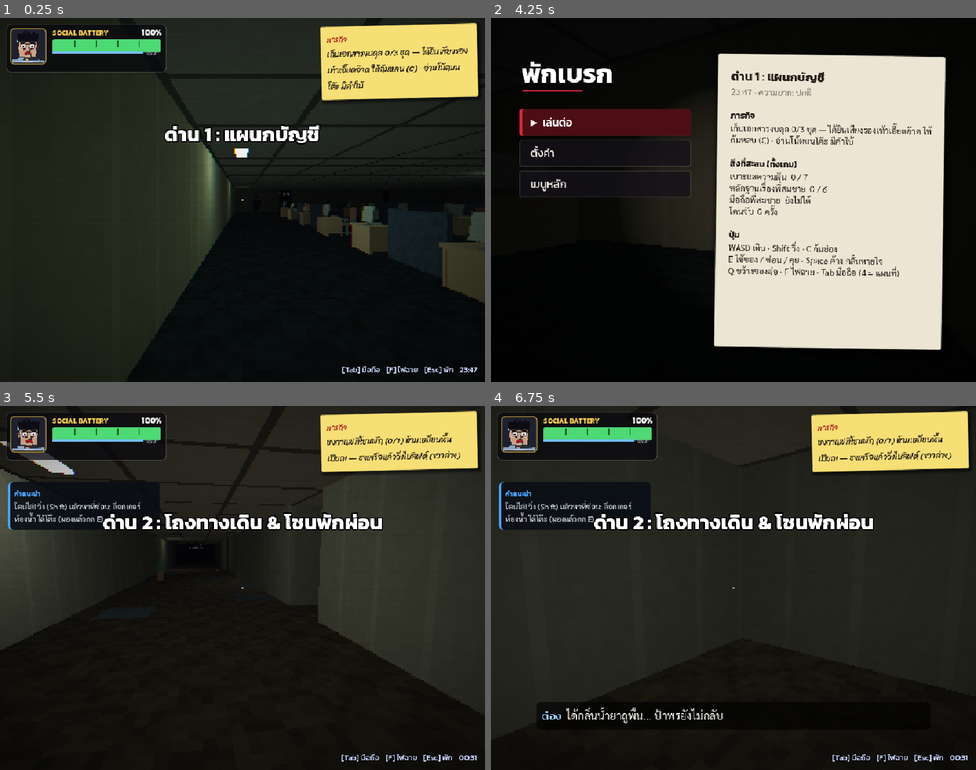
Above: before the commit, frames 1-4 (two rows, left to right).
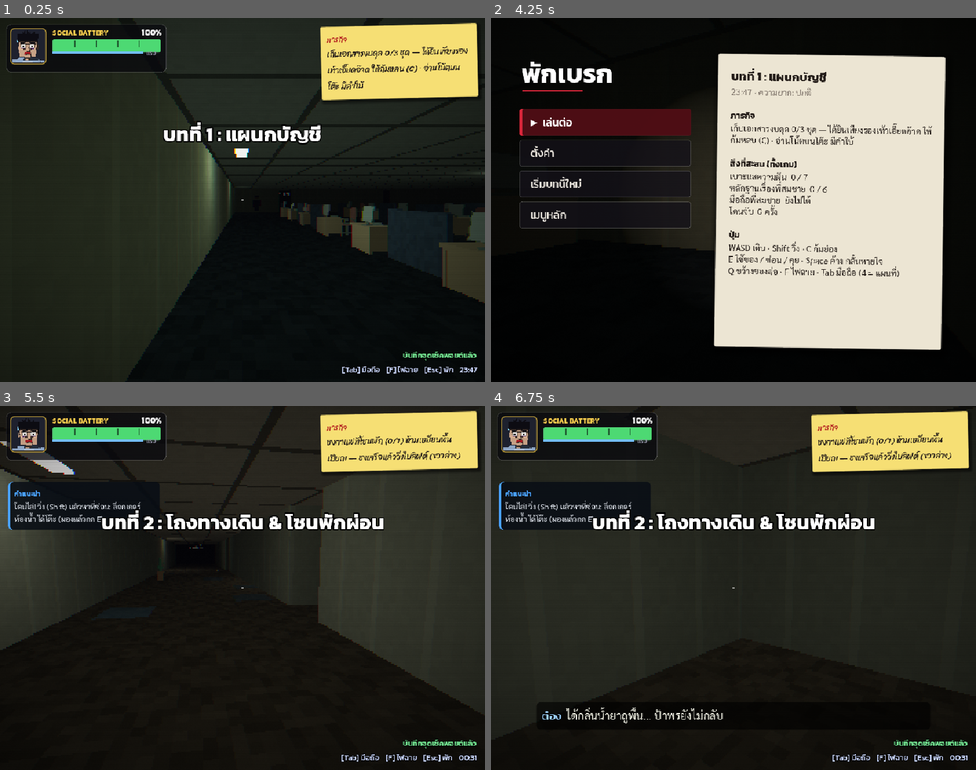
Above: after the commit, the same moments.

Repository: tharathep-kku/my_game
Game: Godot game, scene res://tests/perf_probe.tscn
Same seed, same stepped clock (60 frames per second), same inputs: the game is played once before the commit and once after it. This scene is started directly instead of the project's main scene.
Inputs (mouse positions are in pixels of both pictures, inside the frame that each line leads up to):
- Up to frame 1 (0.25 s): no input
- Up to frame 2 (4.25 s): tap Enter (ui_accept) at 0.5, 0.77, 1.52, 3.02, 3.77 s; move the mouse to (757, 200) at 0.52 s; hold Space (breath) 0.53-1.28 s; hold W (move_forward) from 0.53 s (still down); move the mouse to (709, 200) at 1.27 s; tap C (crouch) at 1.35 s; move the mouse to (743, 192) at 2.02 s; hold F (flashlight) 2.03-2.78 s; move the mouse to (728, 207) at 2.77 s; tap E (interact) at 2.85 s; move the mouse to (767, 203) at 3.52 s; hold M (mouse) from 3.53 s (still down); tap Escape (pause) at 4.15 s
- Up to frame 3 (5.5 s): release W (move_forward) at 4.25 s; release M (mouse) at 4.25 s; drag from (97, 533) to (169, 497) at 4.27 s; move the mouse to (247, 588) at 5.02 s; hold W (move_forward) from 5.03 s (still down); hold 1 (phone_app_1) from 5.03 s (still down)
- Up to frame 4 (6.75 s): move the mouse to (714, 580) at 5.77 s; release W (move_forward) at 5.78 s; release 1 (phone_app_1) at 5.78 s; hold D (move_right) 5.78-6.53 s; tap 2 (phone_app_2) at 5.85 s; tap Enter (ui_accept) at 6.02 s; move the mouse to (757, 588) at 6.52 s; hold W (move_forward) from 6.53 s (still down); hold 3 (phone_app_3) from 6.53 s (still down)

The runs differ from the first frame. In frame 1, 0.9% of the frame differs, in the area x 33-99%, y 28-95%; in frame 2, 0.7%; in frame 3, 1.3%; in frame 4, 1.3%, in the area x 20-99%, y 28-95%.

Commit message:
UI polish: chase music, checkpoint note, restart chapter, HR tips, credits roll
- Chase theme fades in while a coworker is hunting you
- 'Checkpoint saved' note at chapter start
- Pause menu: restart this chapter
- Continue button names the saved chapter
- Credits roll on their own
- Game-over letter shows a random HR tip; stamp moved off the text
- Stage titles read 'บทที่ N : ...'
- Docs: menus & UI section, new fonts/sounds in ASSETS

Diff:
--- a/scripts/game.gd
+++ b/scripts/game.gd
@@ -245,6 +245,11 @@
 
 func has_save() -> bool:
 	return FileAccess.file_exists(save_path)
+
+# Which chapter the save is at (-1 = none), without loading it.
+func saved_stage() -> int:
+	var cf := ConfigFile.new()
+	return cf.get_value("run", "stage", -1) if cf.load(save_path) == OK else -1
 
 func load_progress() -> bool:
 	var cf := ConfigFile.new()
--- a/scripts/main.gd
+++ b/scripts/main.gd
@@ -98,6 +98,26 @@
 var fps_label: Label
 var flash_rect: ColorRect
 var chase_loop: AudioStreamPlayer
+var chase_music: AudioStreamPlayer   # pounding loop while someone is after you
+var saved_label: Label
+var over_tip: Label
+# HR's advice at the bottom of the warning letter (one at random each time)
+const TIPS := [
+	"ได้ยินเสียงฝีเท้าใกล้ๆ ให้ก้ม (C) แล้วย่อง — ก้มแล้วไม่มีเสียงเท้าเลย",
+	"ขว้างของ (Q) ไปอีกทาง ศัตรูจะเดินไปดูเสียง",
+	"โน้ตทุกใบมีประโยชน์: บอกทางเดินศัตรู ที่ซ่อน หรือของที่ต้องเก็บ",
+	"กาแฟ = Social Battery +40 · พาวเวอร์แบงก์ = แบตมือถือ (ไฟฉาย)",
+	"ในที่มืด ไฟฉายคือเป้าให้ศัตรูเห็นจากไกล ใช้เท่าที่จำเป็น",
+	"ซ่อนอยู่แล้วมีคนมายืนข้างหน้า: กด Space ค้างกลั้นหายใจ",
+	"มือถือ (Tab) → 4 แผนที่: ดูว่าเดินผ่านตรงไหนมาแล้ว · 2 GPS: ชี้ไปของที่ต้องเก็บ",
+	"พี่สมชายขยับเฉพาะตอนที่ไม่มีใครมองเขา",
+	"ป้าพรไม่เห็นคุณ แต่ถ้าเหยียบพื้นเปียกเมื่อไหร่ ป้ามาแน่",
+	"เต้ซ่อนอยู่ใต้โต๊ะ เดินผ่านโต๊ะแบบก้มย่อง เขาจะไม่ทันจับขา",
+	"พี่แหม่มประกาศชื่อเมื่อไหร่ ต้องซ่อนให้ทันก่อนประกาศจบ",
+	"บันไดหนีไฟ: จำโปสเตอร์ นาฬิกา ประตู ต้นไม้ ไว้ให้ดี อะไรเปลี่ยน = เดินกลับ",
+	"หมอฟังเสียงหัวใจ: อย่าวิ่งถ้าไม่จำเป็น ก้มย่องให้ใจเย็น",
+	"เมนูตั้งค่ามีโหมดง่าย ถ้ายากเกินไป ไม่ผิดอะไรเลย",
+]
 var screens := {}
 var over_cause: Label
 var over_count: Label
@@ -134,6 +154,7 @@
 var badge_stats: Label
 var menu_osd: Label
 var _osd_secs := 0.0
+var _credit_y := 0.0
 var chapter_grid: GridContainer
 var archive_list: VBoxContainer
 var archive_title: Label
@@ -172,6 +193,11 @@
 	chase_loop.bus = "Tension"
 	chase_loop.volume_db = -60
 	add_child(chase_loop)
+	chase_music = AudioStreamPlayer.new()
+	chase_music.stream = Game.looped("chase_theme")
+	chase_music.bus = "Tension"
+	chase_music.volume_db = -60
+	add_child(chase_music)
 	menu_music = AudioStreamPlayer.new()
 	menu_music.stream = Game.looped("menu_theme")
 	menu_music.bus = "Music"
@@ -270,8 +296,12 @@
 	drone.play()
 	heartbeat.play()
 	chase_loop.play()
+	chase_music.play()
 	Input.mouse_mode = Input.MOUSE_MODE_CAPTURED
 	_fade_to(0.0, 0.8)
+	if not Game.tutorial:   # checkpoint: say so
+		saved_label.modulate.a = 1.0
+		create_tween().tween_property(saved_label, "modulate:a", 0.0, 1.0).set_delay(2.5)
 	stage_time = 0.0
 	phone_map.reset()
 	close_phone()
@@ -317,6 +347,7 @@
 	drone.stop()
 	heartbeat.stop()
 	chase_loop.stop()
+	chase_music.stop()
 	Input.mouse_mode = Input.MOUSE_MODE_VISIBLE
 	_load_id += 1   # cancel a start_stage() still waiting on its clock card (or a jumpscare)
 	_clear_scare()
@@ -463,7 +494,8 @@
 		return
 	stop_play()
 	over_cause.text = cause
-	over_count.text = "บทที่ %d · %s\nโดนจับรวม %d ครั้ง · เวลาในบทนี้ %s" % [Game.stage + 1, Game.stage_data().title, Game.times_caught, _mmss(stage_time)]
+	over_tip.text = "คำแนะนำจาก HR: " + TIPS.pick_random()
+	over_count.text = "%s\nโดนจับรวม %d ครั้ง · เวลาในบทนี้ %s" % [Game.stage_data().title, Game.times_caught, _mmss(stage_time)]
 	show_screen("over")
 	fade.color.a = 0.0
 	_stamp(screens.over.get_meta("stamp"))
@@ -959,6 +991,7 @@
 			heartbeat.volume_db = lerpf(heartbeat.volume_db, lerpf(-40.0, 0.0, t.x) if t.x > 0.0 else -60.0, dt * 3.0)
 			heartbeat.pitch_scale = 1.0 + 0.4 * t.y
 		chase_loop.volume_db = lerpf(chase_loop.volume_db, -4.0 if t.y > 0.0 else -60.0, dt * 2.0)
+		chase_music.volume_db = lerpf(chase_music.volume_db, -7.0 if t.y > 0.0 else -60.0, dt * (3.0 if t.y > 0.0 else 0.8))
 		drone.volume_db = lerpf(-60.0, -12.0, level.gloom if is_instance_valid(level) else 1.0)   # no dread by daylight (tutorial)
 		var f: float = screen_fx.get_shader_parameter("fear")
 		screen_fx.set_shader_parameter("fear", lerpf(f, fear(), dt * 2.0))
@@ -1119,6 +1152,8 @@
 	match sname:
 		"menu":
 			continue_btn.visible = Game.has_save()
+			var at := Game.saved_stage()
+			continue_btn.text = "▶  เล่นต่อ · บทที่ %d %s" % [at + 1, Game.STAGES[at].title.get_slice(" : ", 1)] if at >= 0 and at < Game.STAGES.size() else "▶  เล่นต่อ"
 			_refresh_badge()
 			var f: Button = continue_btn if continue_btn.visible else screens.menu.get_meta("first")
 			f.grab_focus.call_deferred()
@@ -1347,6 +1382,10 @@
 	phone_hint = Kit.label("", 15, Color(0.8, 0.85, 1.0), Kit.UI, status, 4)
 	phone_hint.horizontal_alignment = HORIZONTAL_ALIGNMENT_RIGHT
 	_at(phone_hint, Vector2(480, 684), Vector2(464, 26))
+	saved_label = Kit.label("บันทึกจุดเช็คพอยต์แล้ว", 15, Kit.GREEN, Kit.TITLE, status, 4)
+	saved_label.horizontal_alignment = HORIZONTAL_ALIGNMENT_RIGHT
+	_at(saved_label, Vector2(600, 656), Vector2(344, 24))
+	saved_label.modulate.a = 0.0
 	tut_hint = Kit.label("บทนำ · [Esc] แล้วกด \"ข้ามบทนำ\" เพื่อเริ่มบทที่ 1 ทันที", 14, Color(0.7, 0.75, 0.9), Kit.UI, status, 4)
 	_at(tut_hint, Vector2(16, 688), Vector2(460, 24))
 	tut_hint.hide()
@@ -1832,6 +1871,10 @@
 
 # Main menu motion: the CCTV clock ticks, and the title glitches now and then.
 func _menu_tick(dt: float) -> void:
+	if screens.has("credits") and screens.credits.visible:
+		_credit_y += dt * 28.0   # roll slowly; the wheel still works
+		credits_scroll.scroll_vertical += int(_credit_y)
+		_credit_y -= int(_credit_y)
 	if not screens.has("menu") or not screens.menu.visible:
 		return
 	_osd_secs += dt
@@ -2111,6 +2154,7 @@
 	p.set_meta("first", resume)
 	Kit.button("ตั้งค่า", func(): _settings_back = "pause"; show_screen("settings"), v, 21)
 	skip_tut_btn = Kit.button("ข้ามบทนำ → บทที่ 1", skip_tutorial, v, 21)
+	Kit.button("เริ่มบทนี้ใหม่", func(): get_tree().paused = false; Game.reset_stage(); start_stage(), v, 21)
 	Kit.button("เมนูหลัก", func(): get_tree().paused = false; stop_play(); show_screen("menu"), v, 21)
 	var paper := Kit.panel(Kit.paper_box(), p)
 	_at(paper, Vector2(450, 70), Vector2(450, 580))
@@ -2147,7 +2191,8 @@
 	over_cause = Kit.label("", 19, Kit.INK, Kit.HAND, v)
 	over_count = Kit.label("", 15, Color(0.35, 0.32, 0.3), Kit.BODY, v)
 	Kit.label("\nจึงเรียนมาเพื่อทราบ และกลับไปทำงานต่อโดยด่วน\n— พี่แหม่ม HR", 16, Kit.INK, Kit.BODY, v)
-	var stamp := _stamp_label("พักงาน", o, Vector2(560, 380))
+	over_tip = Kit.label("", 15, Color(0.15, 0.3, 0.5), Kit.HAND, v)
+	var stamp := _stamp_label("พักงาน", o, Vector2(540, 450))
 	o.set_meta("stamp", stamp)
 	var h := HBoxContainer.new()
 	h.add_theme_constant_override("separation", 16)
--- a/scripts/story.gd
+++ b/scripts/story.gd
@@ -25,7 +25,7 @@
 # Cutscene positions are Vector3(cell_x, height_m, cell_z); see cutscene.gd for step types.
 const STAGES := [
 	{
-		"title": "ด่าน 1 : แผนกบัญชี",
+		"title": "บทที่ 1 : แผนกบัญชี",
 		"scene": "stage_1",   # scenes/stages/stage_1.tscn
 		"clock": "23:47",
 		"story": [   # black-screen text before the stage (first visit only)
@@ -147,7 +147,7 @@
 		],
 	},
 	{
-		"title": "ด่าน 2 : โถงทางเดิน & โซนพักผ่อน",
+		"title": "บทที่ 2 : โถงทางเดิน & โซนพักผ่อน",
 		"scene": "stage_2",   # scenes/stages/stage_2.tscn
 		"clock": "00:31",
 		"story": [   # black-screen text before the stage (first visit only)
@@ -256,7 +256,7 @@
 		],
 	},
 	{
-		"title": "ด่าน 3 : ฝ่ายบุคคล & ห้องประชุมใหญ่",
+		"title": "บทที่ 3 : ฝ่ายบุคคล & ห้องประชุมใหญ่",
 		"scene": "stage_hr",   # scenes/stages/stage_hr.tscn
 		"clock": "00:52",
 		"story": [   # black-screen text before the stage (first visit only)
@@ -351,7 +351,7 @@
 		],
 	},
 	{
-		"title": "ด่าน 4 : ห้องเซิร์ฟเวอร์",
+		"title": "บทที่ 4 : ห้องเซิร์ฟเวอร์",
 		"scene": "stage_3",   # scenes/stages/stage_3.tscn
 		"clock": "01:12",
 		"story": [   # black-screen text before the stage (first visit only)
@@ -476,7 +476,7 @@
 		],
 	},
 	{
-		"title": "ด่าน 5 : บันไดหนีไฟ",
+		"title": "บทที่ 5 : บันไดหนีไฟ",
 		"scene": "stage_stairs",   # scenes/stages/stage_stairs.tscn
 		"clock": "01:44",
 		"story": [
@@ -554,7 +554,7 @@
 		],
 	},
 	{
-		"title": "ด่าน 6 : ตึกผู้ป่วย 7",
+		"title": "บทที่ 6 : ตึกผู้ป่วย 7",
 		"scene": "stage_hospital",   # scenes/stages/stage_hospital.tscn
 		"clock": "??:??",
 		"heartbeat": true,   # the doctor hears your heart; the HUD shows its rate
@@ -647,7 +647,7 @@
 		],
 	},
 	{
-		"title": "ด่าน 7 : ออกจากบริษัท",
+		"title": "บทที่ 7 : ออกจากบริษัท",
 		"scene": "stage_4",   # scenes/stages/stage_4.tscn
 		"clock": "02:58",
 		"story": [   # black-screen text before the stage (first visit only)
Not shown, added: assets/sfx/chase_theme.wav.import
Not shown, changed: ASSETS.md
Not shown, changed: EDITING.md
Not shown, changed: README.md
Not shown, added: assets/sfx/chase_theme.wav
Not shown, changed: tasks/plan.md
Not shown, changed: tools/synth_ui.py
